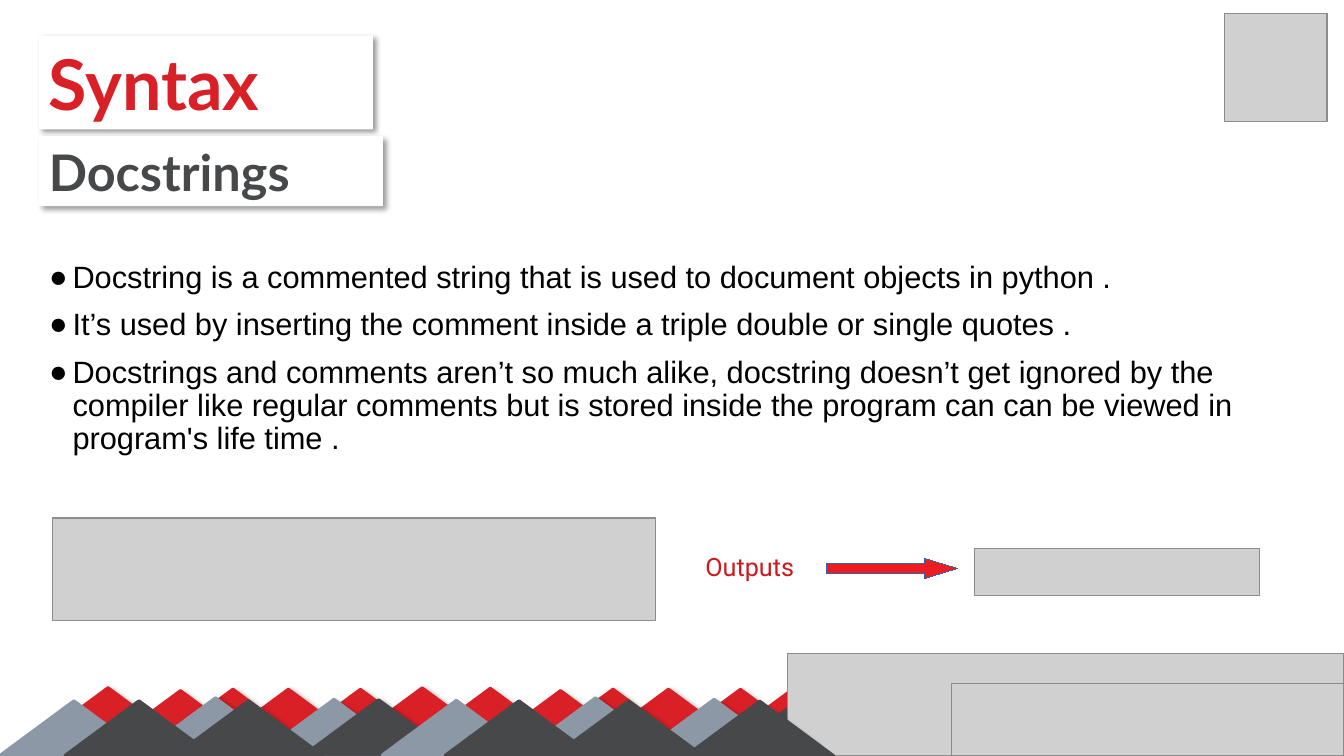
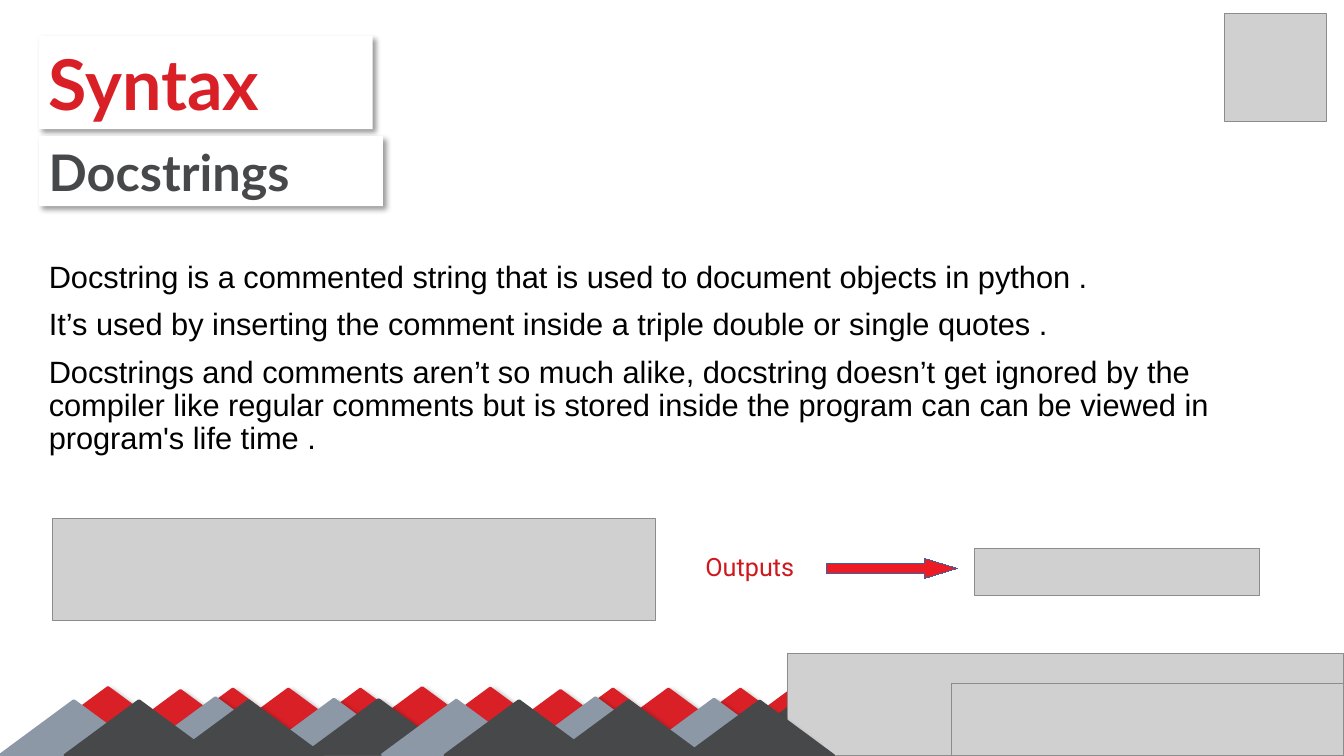
Before and after one commit to SalmaGira/machine-learning-workshop-Kvector, a slide deck: slide 11 of Sessions/Session 1/python-omar/python.pptx. Drawn at 1344x756 pixels with LibreOffice and Linux fonts; fonts in the diff are those of the drawing; grey boxes stand for pictures. Boxes give left, top, right and bottom in pixels: in the first picture for what was removed or moved away, otherwise in the second. Text is boxed around its words. In the diff, an @@ line names an element or a change of style, - is before the commit and + after.

```diff
--- a/Sessions/Session 1/python-omar/python.pptx
+++ b/Sessions/Session 1/python-omar/python.pptx
@@ text "Docstring is a commented string ..." at <box>49,265,1209,455</box>: bullet ● to none @@
```
Also in this commit, not shown: 7 other slides changed.
